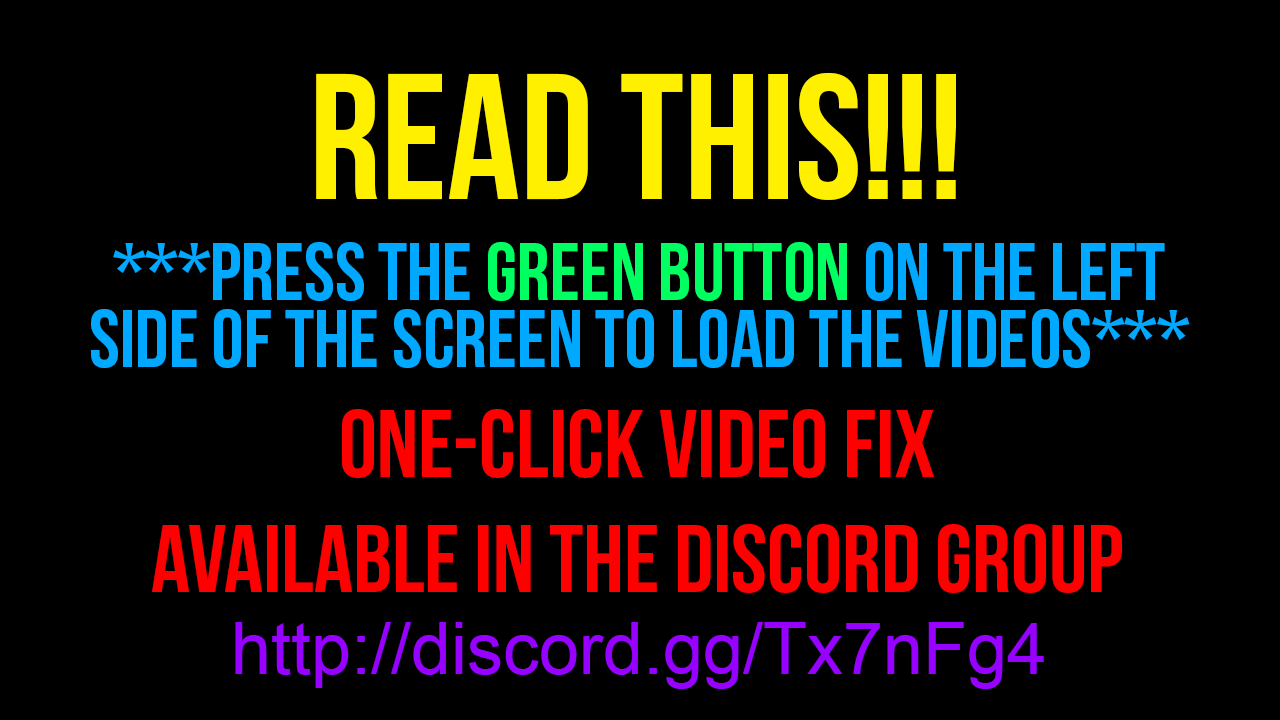
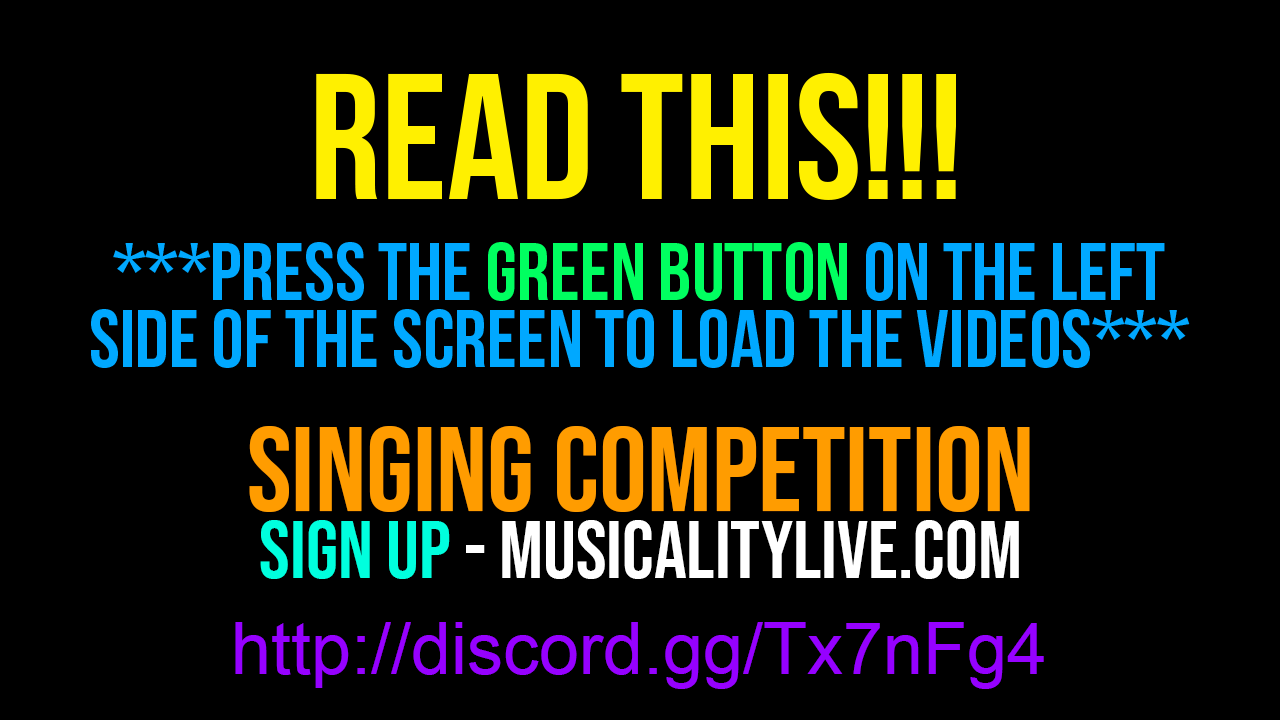
Revision of a layered 1280x720 image; what changed, layer by layer:
hid "ONE-CLICK VIDEO FIX AVAILABLE IN THE DISCORD GROUP" over left=152, top=409, right=1122, bottom=593
added layer "SINGING COMPETITION sign up - musicalitylive.com" above "SINGING COMPETITION LIVE NOW - TWITCH.TV/NYANBLADE" over left=249, top=426, right=1030, bottom=579
